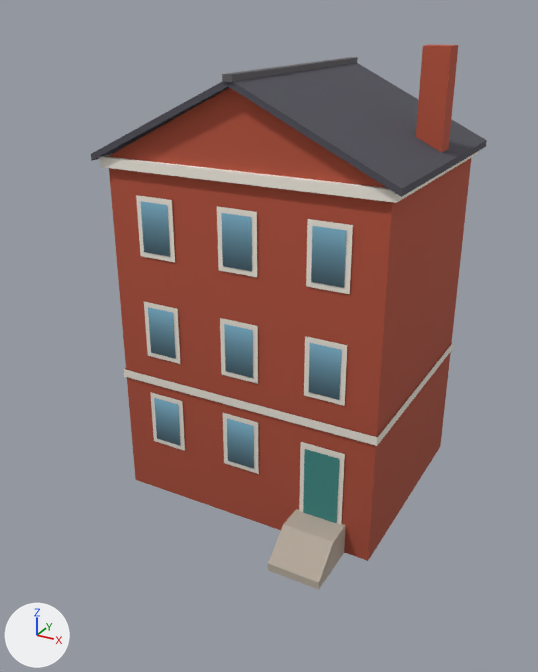
One commit to the glTF model newcity/art/kit/lane_w3_far.glb: the scene before it, then after it.
One viewpoint serves both versions: a 50 mm lens placed at (10.7, -21.3, 15.6), pointed at (-0.1, -1.7, 5.8). The lights are fixed; the arrows at lower left show +X, +Y and +Z. The picture after the commit comes second. Vertices at exactly the same position are counted once.

Names of what the first picture shows: 'lane_w3_far'.
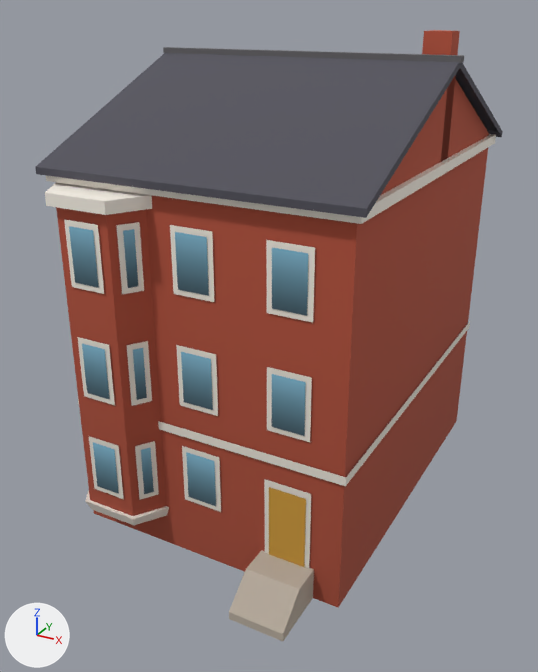
Where the change shows, as pixel boxes (x1, y1, x2, y2) in the pictures (538 x 672 px; the box of a moved part takes in the faces that stretch with it):
```json
{"object": "lane_w3_far", "change": "reshaped", "before": [91, 45, 487, 589], "after": [35, 30, 503, 642], "on screen": "18% wider, 12% taller"}
{"part": 1, "of": "me_lane_w3_far", "change": "moved or reshaped", "before": [109, 157, 472, 561], "after": [94, 148, 488, 608]}
{"part": 2, "of": "me_lane_w3_far", "change": "moved or reshaped", "before": [223, 413, 259, 474], "after": [182, 446, 221, 512]}
{"part": 3, "of": "me_lane_w3_far", "change": "moved or reshaped", "before": [227, 419, 254, 469], "after": [186, 452, 216, 506]}
{"part": 4, "of": "me_lane_w3_far", "change": "moved or reshaped", "before": [268, 509, 346, 589], "after": [229, 550, 314, 642]}
{"part": 5, "of": "me_lane_w3_far", "change": "moved or reshaped", "before": [299, 442, 345, 524], "after": [264, 479, 311, 568]}
{"part": 6, "of": "me_lane_w3_far", "change": "moved or reshaped", "before": [303, 449, 339, 524], "after": [269, 487, 306, 567]}
{"part": 7, "of": "me_lane_w3_far", "change": "moved or reshaped", "before": [220, 318, 258, 384], "after": [176, 345, 218, 416]}
{"part": 8, "of": "me_lane_w3_far", "change": "moved or reshaped", "before": [224, 324, 253, 378], "after": [181, 352, 213, 410]}
{"part": 9, "of": "me_lane_w3_far", "change": "moved or reshaped", "before": [304, 336, 347, 406], "after": [267, 367, 312, 442]}
{"part": 10, "of": "me_lane_w3_far", "change": "moved or reshaped", "before": [309, 343, 341, 400], "after": [272, 374, 306, 436]}
{"part": 11, "of": "me_lane_w3_far", "change": "moved or reshaped", "before": [217, 206, 257, 277], "after": [170, 225, 214, 302]}
{"part": 12, "of": "me_lane_w3_far", "change": "moved or reshaped", "before": [221, 213, 252, 271], "after": [175, 232, 209, 296]}
{"part": 13, "of": "me_lane_w3_far", "change": "moved or reshaped", "before": [306, 219, 353, 294], "after": [266, 240, 315, 323]}
{"part": 14, "of": "me_lane_w3_far", "change": "moved or reshaped", "before": [311, 226, 347, 288], "after": [272, 248, 308, 316]}
{"part": 15, "of": "me_lane_w3_far", "change": "moved or reshaped", "before": [99, 151, 479, 203], "after": [46, 134, 496, 224]}
{"part": 16, "of": "me_lane_w3_far", "change": "rebuilt", "before": [91, 63, 487, 197], "after": [35, 53, 503, 218], "on screen": "18% wider, 23% taller"}
{"part": 17, "of": "me_lane_w3_far", "change": "deleted", "before": [108, 57, 454, 451], "on screen": "red"}
{"part": 18, "of": "me_lane_w3_far", "change": "built on", "before": [416, 45, 458, 153], "after": [45, 30, 490, 525]}
```

Edits to the scene script, one JSON object a line:
```json
{"block": "me_lane_w3_far", "where": "# used by ob_lane_w3_far; location = (0.0, 0.0, 0.0)"}
{"op": "remove", "block": "me_lane_w3_far", "code": "me_lane_w3_far.from_pydata(...)  # 148 vertices, 128 faces; spans x -4.85..4.85, y -5.61..4.15, z 0.0..14.68"}
{"op": "add", "block": "me_lane_w3_far", "code": "me_lane_w3_far.from_pydata(...)  # 224 vertices, 180 faces; spans x -4.9..4.9, y -7.86..6.35, z 0.0..15.05"}
{"block": "me_lane_w3_far", "change": "me_lane_w3_far part 1: the loose piece of 8 vertices spanning x -4.5..4.5, y -3.75..3.75, z 0.0..11.25 is scaled about its middle by (1, 1.6, 1)"}
{"block": "me_lane_w3_far", "change": "me_lane_w3_far part 2: the loose piece of 4 vertices spanning x -0.65..0.65, y -3.79, z 1.95..3.85 is moved by (0.0, -2.25, 0.0)"}
{"block": "me_lane_w3_far", "change": "me_lane_w3_far part 3: the loose piece of 4 vertices spanning x -0.49..0.49, y -3.81, z 2.11..3.69 is moved by (0.0, -2.25, 0.0)"}
{"block": "me_lane_w3_far", "change": "me_lane_w3_far part 4: the loose piece of 12 vertices spanning x 2.0..3.7, y -5.61..-3.75, z 0.0..1.05 is moved by (0.0, -2.25, 0.0)"}
{"block": "me_lane_w3_far", "change": "me_lane_w3_far part 5: the loose piece of 4 vertices spanning x 2.12..3.58, y -3.79, z 1.05..3.6 is moved by (0.0, -2.25, 0.0)"}
{"block": "me_lane_w3_far", "change": "me_lane_w3_far part 6: the loose piece of 4 vertices spanning x 2.28..3.42, y -3.81, z 1.05..3.4 is moved by (0.0, -2.25, 0.0)"}
{"block": "me_lane_w3_far", "change": "me_lane_w3_far part 7: the loose piece of 4 vertices spanning x -0.65..0.65, y -3.79, z 5.2..7.1 is moved by (0.0, -2.25, 0.0)"}
{"block": "me_lane_w3_far", "change": "me_lane_w3_far part 8: the loose piece of 4 vertices spanning x -0.49..0.49, y -3.81, z 5.36..6.94 is moved by (0.0, -2.25, 0.0)"}
{"block": "me_lane_w3_far", "change": "me_lane_w3_far part 9: the loose piece of 4 vertices spanning x 2.2..3.5, y -3.79, z 5.2..7.1 is moved by (0.0, -2.25, 0.0)"}
{"block": "me_lane_w3_far", "change": "me_lane_w3_far part 10: the loose piece of 4 vertices spanning x 2.36..3.34, y -3.81, z 5.36..6.94 is moved by (0.0, -2.25, 0.0)"}
{"block": "me_lane_w3_far", "change": "me_lane_w3_far part 11: the loose piece of 4 vertices spanning x -0.65..0.65, y -3.79, z 8.6..10.5 is moved by (0.0, -2.25, 0.0)"}
{"block": "me_lane_w3_far", "change": "me_lane_w3_far part 12: the loose piece of 4 vertices spanning x -0.49..0.49, y -3.81, z 8.76..10.34 is moved by (0.0, -2.25, 0.0)"}
{"block": "me_lane_w3_far", "change": "me_lane_w3_far part 13: the loose piece of 4 vertices spanning x 2.2..3.5, y -3.79, z 8.6..10.5 is moved by (0.0, -2.25, 0.0)"}
{"block": "me_lane_w3_far", "change": "me_lane_w3_far part 14: the loose piece of 4 vertices spanning x 2.36..3.34, y -3.81, z 8.76..10.34 is moved by (0.0, -2.25, 0.0)"}
{"block": "me_lane_w3_far", "change": "me_lane_w3_far part 15: the loose piece of 8 vertices spanning x -4.68..4.68, y -3.93..3.93, z 11.25..11.55 is scaled about its middle by (1, 1.57, 1)"}
{"block": "me_lane_w3_far", "change": "me_lane_w3_far part 16: the loose piece of 12 vertices spanning x -4.85..4.85, y -4.1..4.1, z 11.45..13.98 is rebuilt with 12 vertices and now spans x -4.85..4.85, y -6.35..6.35, z 11.45..14.35"}
{"block": "me_lane_w3_far", "change": "me_lane_w3_far part 17: 10 loose pieces with 52 vertices, spanning x -4.56..4.56, y -4.15..4.15, z 1.95..14.07, are deleted"}
{"block": "me_lane_w3_far", "change": "me_lane_w3_far part 18: 4 vertices removed from x 3.7..4.5, y 0.2..0.9, z 14.68; 132 vertices added at x -4.9..4.9, y -7.1..6.06, z 1.05..15.05"}
```
